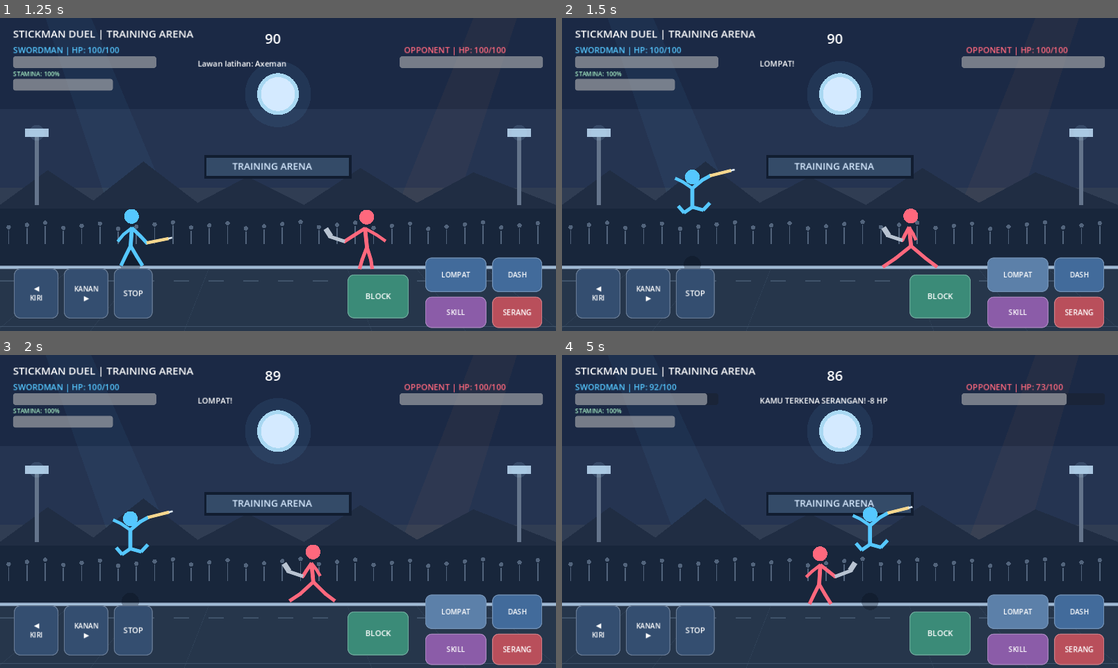
Above: before the commit, frames 1-4 (two rows, left to right).
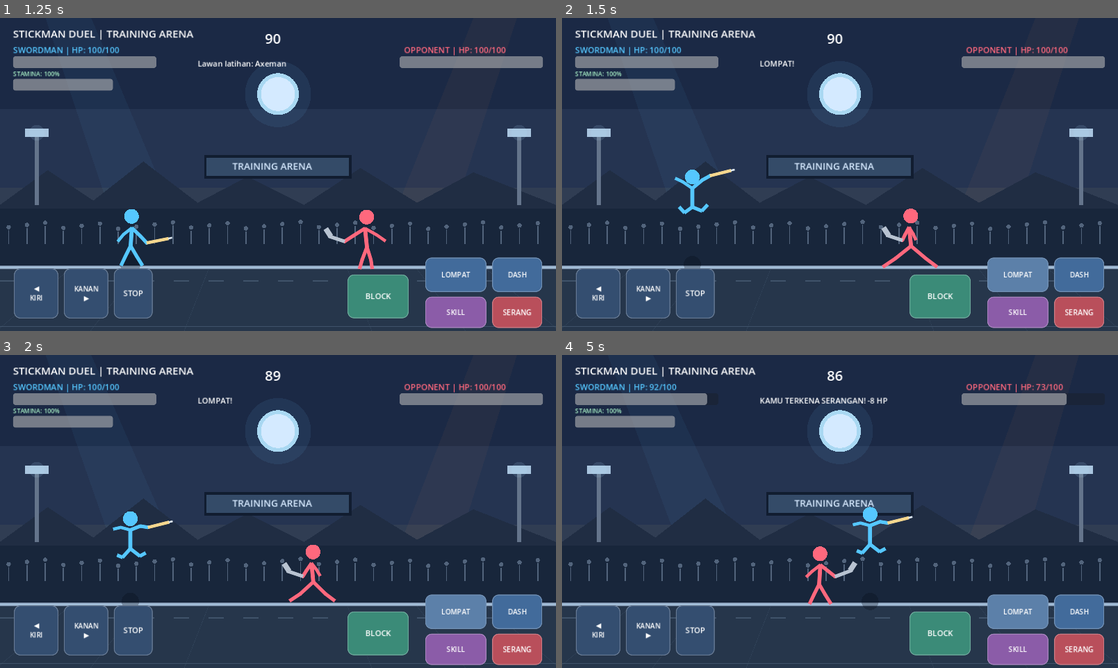
Above: after the commit, the same moments.

Repository: satriamada-web/stickman-duel
Game: Godot game, scene res://scenes/main.tscn
Two runs of this game, one before a commit and one after it. Both use one fixed random seed, a clock stepped at 60 frames per second and the inputs below.
Inputs:
- Up to frame 1 (1.25 s): click "MULAI BERTARUNG" at 0.5 s
- Up to frame 2 (1.5 s): click "LOMPAT" at 1.25 s
- Up to frame 3 (2 s): no input
- Up to frame 4 (5 s): tap Enter at 2 s; hold D 2.03-2.78 s; tap Shift every 0.75 s from 2.1 to 4.35 s; tap Space at 2.27, 3.02, 4.52 s; hold A 2.78-3.53 s; hold D 3.53-4.28 s; hold W from 4.28 s (still down)

Frame 1 is identical in both runs. In frame 2, less than 0.1% of the frame differs, in the area x 20-27%, y 58-63%; in frame 3, 0.3%, in the area x 20-32%, y 49-66%; in frame 4, 0.3%.

Commit message:
Refine jump takeoff fall and landing animation poses

Diff:
--- a/scripts/main.gd
+++ b/scripts/main.gd
@@ -27,6 +27,7 @@
 var jump_height := 0.0
 var jump_velocity := 0.0
 var landing_time := 0.0
+var jump_takeoff_time := 0.0
 var player_facing := 1
 var attack_animation_time := 0.0
 var attack_animation_duration := 0.32
@@ -157,6 +158,7 @@
 		return
 	animation_time += delta
 	landing_time = maxf(0.0, landing_time - delta)
+	jump_takeoff_time = maxf(0.0, jump_takeoff_time - delta)
 	attack_animation_time = maxf(0.0, attack_animation_time - delta)
 	enemy_attack_animation_time = maxf(0.0, enemy_attack_animation_time - delta)
 	player_hit_flash = maxf(0.0, player_hit_flash - delta)
@@ -323,7 +325,7 @@
 			var trail_offset := float(trail_index) * 17.0 * float(player_facing)
 			draw_line(Vector2(player_x - trail_offset, FLOOR_Y - 75.0), Vector2(player_x - trail_offset - 24.0 * float(player_facing), FLOOR_Y - 75.0), trail_color, 5.0 - float(trail_index) * 0.7, true)
 	draw_circle(Vector2(player_x, FLOOR_Y - 3.0), 23.0 - minf(jump_height * 0.035, 12.0), Color(0.02, 0.04, 0.08, 0.28))
-	_draw_fighter(player_x, FLOOR_Y - jump_height, player_tint, …(279 unchanged characters)… _flash, selected_character, landing_time)
+	_draw_fighter(player_x, FLOOR_Y - jump_height, player_tint, …(279 unchanged characters)… _flash, selected_character, landing_time, jump_velocity, jump_takeoff_time)
 	_draw_fighter(enemy_x, FLOOR_Y, enemy_tint, enemy_facing, "AXE", absf(enemy_x - player_x) > 125.0, enemy_attack_animation_time, 0.24, false, false, 1, enemy_hit_flash, "Axeman")
 	if enemy_attack_windup > 0.0:
 		var tell_progress := 1.0 - clampf(enemy_attack_windup / (0.48 if enemy_attack_heavy else 0.28), 0.0, 1.0)
@@ -412,7 +414,7 @@
 		draw_line(Vector2(float(x), FLOOR_Y + 8), Vector2(640.0 + (float(x) - 640.0) * 1.35, 720.0), Color(0.55, 0.68, 0.82, 0.10), 1.0)
 	draw_line(Vector2(0, 710), Vector2(1280, 710), Color("#40536a"), 2.0)
 
-func _draw_fighter(x: float, floor_y: float, tint: Color, di …(157 unchanged characters)… ghter_name: String, landing: float = 0.0) -> void:
+func _draw_fighter(x: float, floor_y: float, tint: Color, di …(157 unchanged characters)… ghter_name: String, landing: float = 0.0, vertical_velocity: float = 0.0, takeoff: float = 0.0) -> void:
 	# Rig prosedural: ritme langkah, pusat berat, dan pose serangan dibangun dari waktu.
 	var gait_rate := 18.0 if dashing else (11.5 if walking else 2.2)
 	var phase := animation_time * gait_rate
@@ -504,15 +506,23 @@
 		back_hand = back_elbow + Vector2(-12.0 * direction, -16.0)
 
 	if airborne:
-		# Pose melayang: lutut terangkat dan kedua tangan terbuka untuk menjaga keseimbangan.
-		front_knee = hip + Vector2(25.0 * direction, 7.0)
-		front_foot = front_knee + Vector2(15.0 * direction, -16.0)
-		back_knee = hip + Vector2(-19.0 * direction, 13.0)
-		back_foot = back_knee + Vector2(-13.0 * direction, -15.0)
-		front_elbow = shoulder + Vector2(23.0 * direction, -19.0)
-		front_hand = front_elbow + Vector2(18.0 * direction, -10.0)
-		back_elbow = shoulder + Vector2(-22.0 * direction, -15.0)
-		back_hand = back_elbow + Vector2(-17.0 * direction, -8.0)
+		# Pose udara berubah: menolak saat naik, lebih rapat dan siap mendarat saat turun.
+		var falling := vertical_velocity <= 0.0
+		var air_tuck := 1.0 if falling else 0.0
+		front_knee = hip + Vector2(22.0 * direction, 9.0 + air_tuck * 8.0)
+		front_foot = front_knee + Vector2(13.0 * direction, -14.0 + air_tuck * 7.0)
+		back_knee = hip + Vector2(-18.0 * direction, 13.0 + air_tuck * 7.0)
+		back_foot = back_knee + Vector2(-12.0 * direction, -13.0 + air_tuck * 8.0)
+		front_elbow = shoulder + Vector2(23.0 * direction, -19.0 + air_tuck * 10.0)
+		front_hand = front_elbow + Vector2(18.0 * direction, -10.0 + air_tuck * 13.0)
+		back_elbow = shoulder + Vector2(-22.0 * direction, -15.0 + air_tuck * 9.0)
+		back_hand = back_elbow + Vector2(-17.0 * direction, -8.0 + air_tuck * 12.0)
+		if takeoff > 0.0:
+			var push := clampf(takeoff / 0.12, 0.0, 1.0)
+			front_knee.y += 9.0 * push
+			back_knee.y += 9.0 * push
+			front_hand.y -= 8.0 * push
+			back_hand.y -= 8.0 * push
 
 	draw_line(hip, back_knee, tint, 7.0, true)
 	draw_line(back_knee, back_foot, tint, 7.0, true)
@@ -726,6 +736,7 @@
 	jump_height = 0.0
 	jump_velocity = 0.0
 	landing_time = 0.0
+	jump_takeoff_time = 0.0
 	player_facing = 1
 	player_stun_time = 0.0
 	enemy_stun_time = 0.0
@@ -848,6 +859,7 @@
 	if not game_started or match_over or jump_height > 0.0 or player_stun_time > 0.0:
 		return
 	jump_velocity = 620.0
+	jump_takeoff_time = 0.12
 	_play_sfx("jump")
 	status_label.text = "LOMPAT!"
 	queue_redraw()
